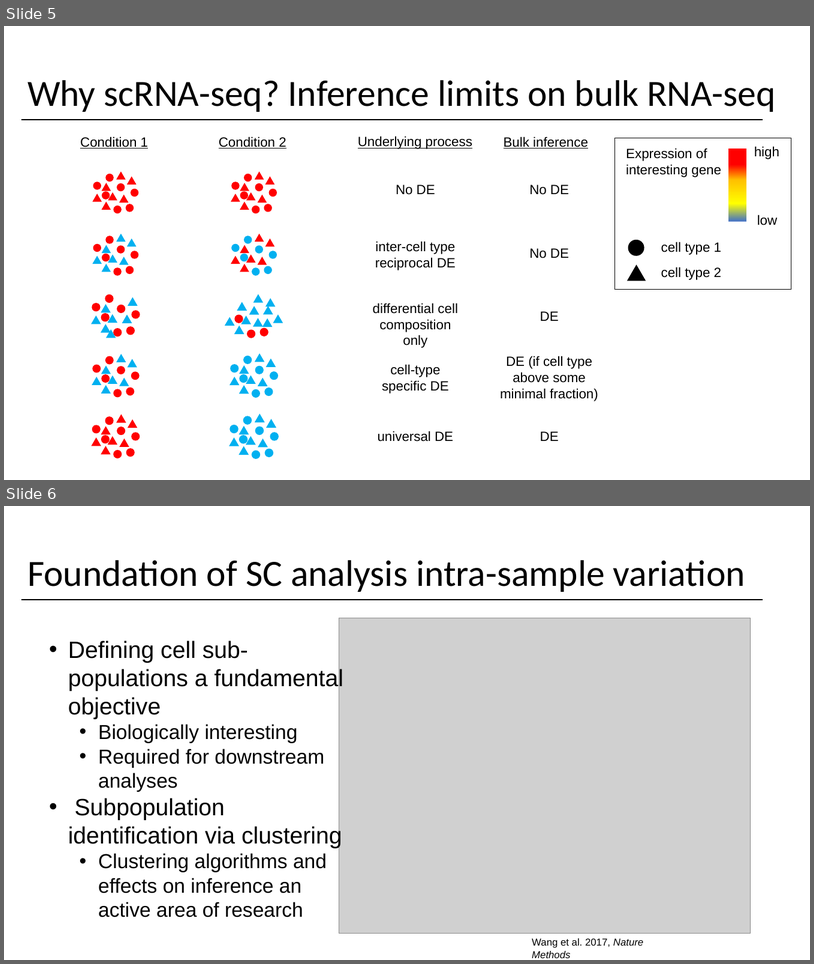
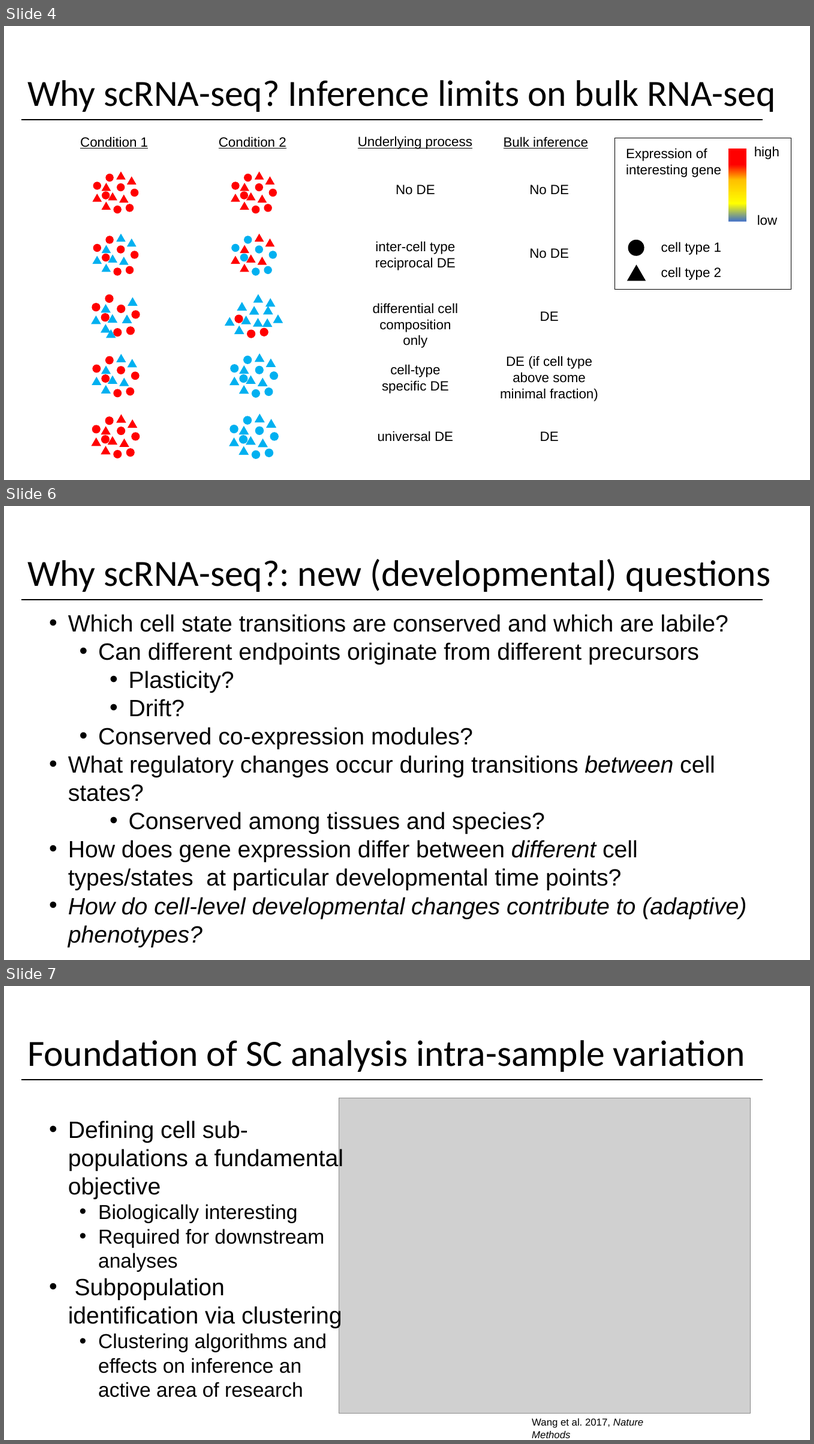
Before and after one commit to yasinkaymaz/singleCellRNAseq_workshop, a slide deck: IntroToscRNASeq_Background.pptx. Shown one above the other, each under a label of ours: slides 5 and 6 before the commit, slides 4, 6 and 7 after it; the slides between them are not shown. The pictures are 814x964 and 814x1444 pixels, drawn with LibreOffice and Linux fonts; fonts in the diff are those of the drawing; grey boxes stand for pictures. Boxes give left, top, right and bottom in pixels: in the first picture for what was removed or moved away, otherwise in the second. Text is boxed around its words. In the diff, an @@ line names an element or a change of style, - is before the commit and + after.

```diff
--- a/IntroToscRNASeq_Background.pptx
+++ b/IntroToscRNASeq_Background.pptx
@@ slide 6 added at [4,506,810,960], background #FFFFFF @@
@@ title added at [27,559,771,592], 44 pt, text #000000 @@
+Why scRNA-seq?: new (developmental) questions
@@ line added from (21, 600) to (763, 600), #000000 1.5 pt @@
@@ text added at [68,614,747,947], 28 pt, text #000000 @@
+• Which cell state transitions are conserved and which are labile?
+  • Can different endpoints originate from different precursors
+    • Plasticity?
+    • Drift?
+  • Conserved co-expression modules?
+• What regulatory changes occur during transitions between cell states?
+    • Conserved among tissues and species?
+• How does gene expression differ between different cell types/states at particular developmental time points?
+• How do cell-level developmental changes contribute to (adaptive) phenotypes?
@@ what was slide 5 is now slide 4 @@
@@ what was slide 6 is now slide 7 @@
```
Also in this commit, not shown: 6 slides changed, 7 other slides added, 1 slide removed.
